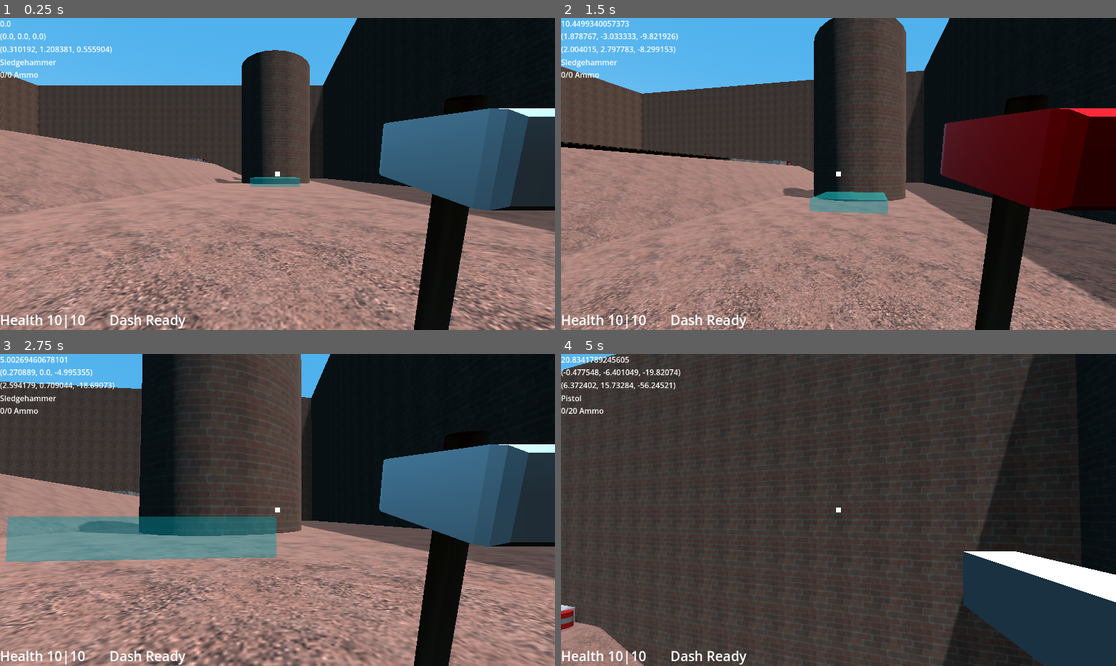
Above: before the commit, frames 1-4 (two rows, left to right).
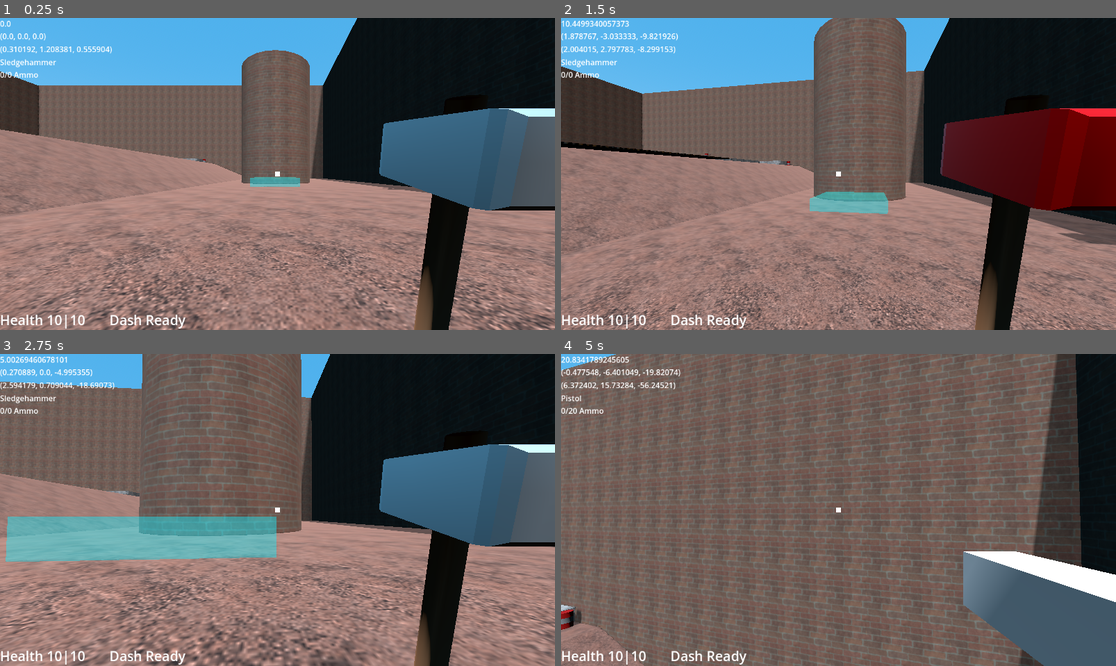
Above: after the commit, the same moments.

Repository: Wlopez2002/FPSGame
Game: Godot game, scene res://Levels/TestMain.tscn
Two runs of this game, one before a commit and one after it. Both use one fixed random seed, a clock stepped at 60 frames per second and the inputs below. Sound files missing from this copy of the repository are replaced by a short silence.
Inputs (mouse positions are in pixels of both pictures, inside the frame that each line leads up to):
- Up to frame 1 (0.25 s): no input
- Up to frame 2 (1.5 s): tap Enter at 0.5 s; move the mouse to (866, 174) at 0.52 s; hold E (INTERACT) 0.53-1.28 s; hold W (MoveForward) from 0.53 s (still down); tap Space (MoveJump) at 0.77 s; move the mouse to (810, 174) at 1.27 s; click (810, 174) at 1.35 s
- Up to frame 3 (2.75 s): keep holding W (MoveForward); tap Space (MoveJump) at 1.52 s; move the mouse to (288, 503) at 2.02 s; hold Ctrl (MoveCrouch) from 2.03 s (still down)
- Up to frame 4 (5 s): keep holding W (MoveForward); move the mouse to (832, 516) at 2.77 s; release Ctrl (MoveCrouch) at 2.78 s; tap Shift (MoveDash) at 2.85 s; tap Space (MoveJump) at 3.02, 3.77, 4.52 s; move the mouse to (877, 513) at 3.52 s; tap 1 at 3.6 s; move the mouse to (794, 506) at 4.27 s; tap 2 at 4.35 s

The runs differ from the first frame. In frame 1, 17% of the frame differs, in the area x 0-100%, y 10-100%; in frame 2, 26%; in frame 3, 33%; in frame 4, 91%, in the area x 0-100%, y 0-100%.

Commit message:
Update TestMain.tscn

Diff:
--- a/Levels/TestMain.tscn
+++ b/Levels/TestMain.tscn
@@ -125,7 +125,7 @@
 [node name="Stage" type="Node3D" parent="." unique_id=1084290395]
 
 [node name="Floor" type="CSGPolygon3D" parent="Stage" unique_id=1311385875]
-transform = Transform3D(1, 0, 0, 0, 1, 0, 0, 0, 1, -5.1700387, 6.208173, 62.455612)
+transform = Transform3D(1, 0, 0, 0, 1, 0, 0, 0, 1, -5.172764, 6.208173, 62.50596)
 use_collision = true
 polygon = PackedVector2Array(-75.895, -10, -89.738, -1, -16.309, -1, -4.47, -6, 29.087, -6, 30.725723, -12.345289, -49.330868, -11.547039)
 depth = 170.0
@@ -529,7 +529,7 @@
 size = Vector3(122.183, 1, 170.61304)
 
 [node name="DirectionalLight3D" type="DirectionalLight3D" parent="." unique_id=1368498724]
-transform = Transform3D(-0.66279393, -0.7030923, 0.2576149, 0.25538212, 0.11115923, 0.96042883, -0.7039063, 0.7023567, 0.105881594, -26.08015, 103.100296, 59.58174)
+transform = Transform3D(0.06483443, -0.9931017, 0.09770099, 0.53237605, 0.117232725, 0.83835083, -0.84402144, -0.002340331, 0.5363043, -26.08015, 14.440474, 8.797264)
 light_color = Color(1, 0.9822071, 1, 1)
 shadow_enabled = true
 shadow_opacity = 0.75
